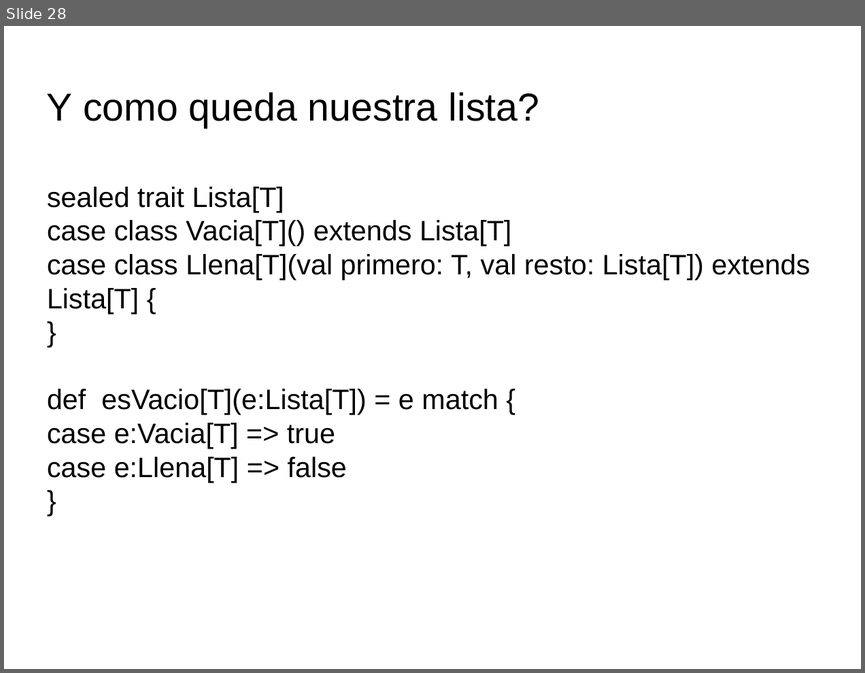
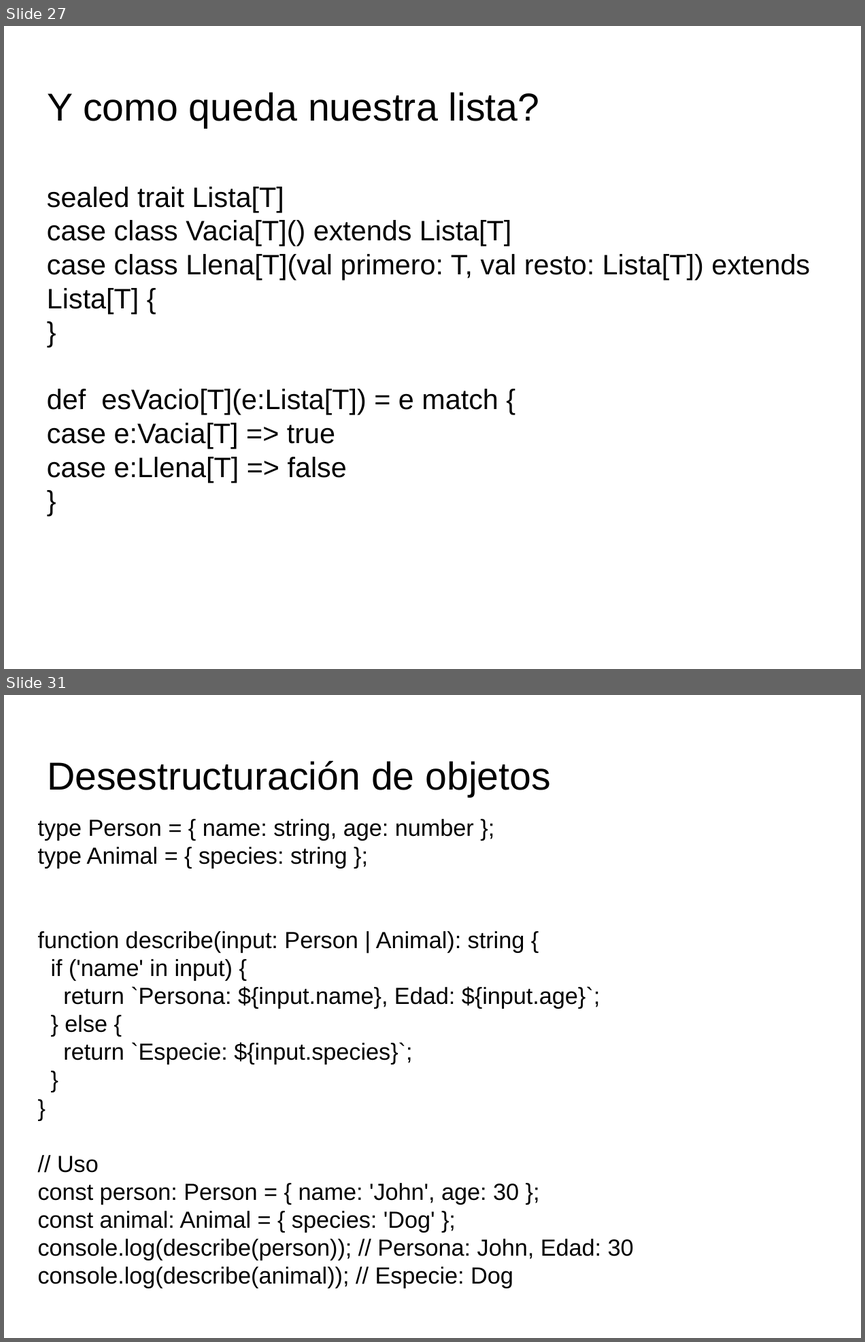
Before and after one commit to emanuelpeg/paradigmaUAP2024, a slide deck: funcional/clase3.pptx. Shown one above the other, each under a label of ours: slide 28 before the commit, slides 27 and 31 after it; the slides between them are not shown. The pictures are 865x673 and 865x1342 pixels, drawn with LibreOffice and Linux fonts; fonts in the diff are those of the drawing; background and template pictures are left out. Boxes give left, top, right and bottom in pixels: in the first picture for what was removed or moved away, otherwise in the second. Text is boxed around its words. In the diff, an @@ line names an element or a change of style, - is before the commit and + after.

```diff
--- a/funcional/clase3.pptx
+++ b/funcional/clase3.pptx
@@ slide 31 added at [4, 695, 861, 1338], background picture (left out) @@
@@ text added at [47, 761, 551, 797], 32.7 pt, text #000000 @@
+Desestructuración de objetos
@@ text added at [38, 819, 634, 1288], 19.6 pt, text #000000 @@
+type Person = { name: string, age: number };
+type Animal = { species: string };
+function describe(input: Person | Animal): string {
+if ('name' in input) {
+return `Persona: ${input.name}, Edad: ${input.age}`;
+} else {
+return `Especie: ${input.species}`;
+}
+}
+// Uso
+const person: Person = { name: 'John', age: 30 };
+const animal: Animal = { species: 'Dog' };
+console.log(describe(person)); // Persona: John, Edad: 30
+console.log(describe(animal)); // Especie: Dog
@@ what was slide 28 is now slide 27 @@
```
Also in this commit, not shown: 3 slides changed, 10 other slides added, 10 other files.
